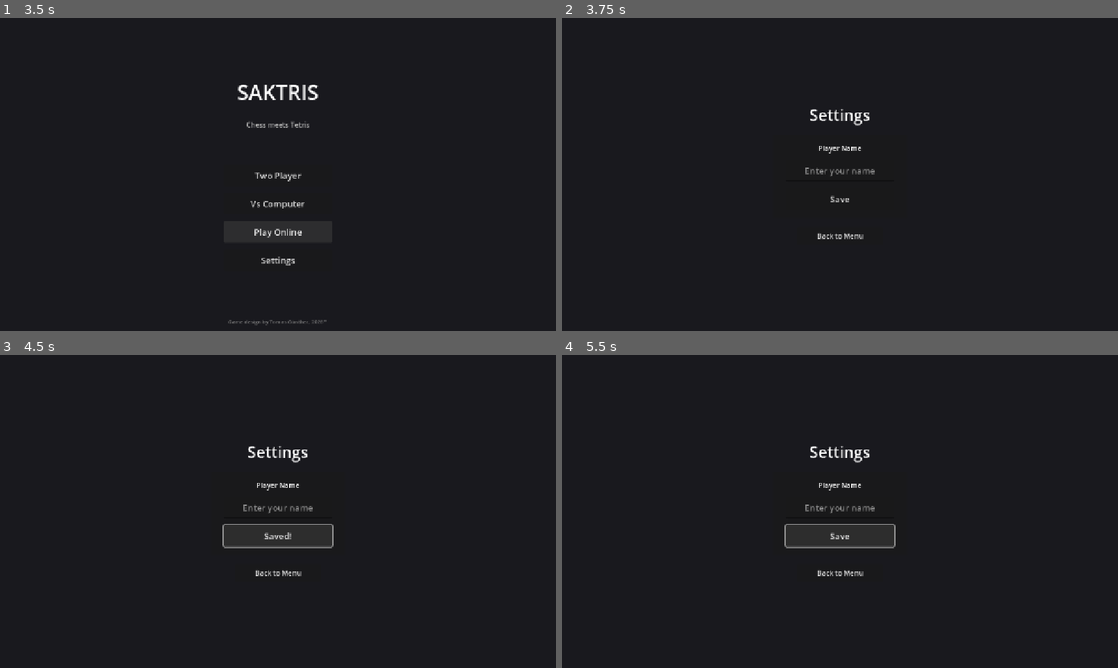
Above: before the commit, frames 1-4 (two rows, left to right).
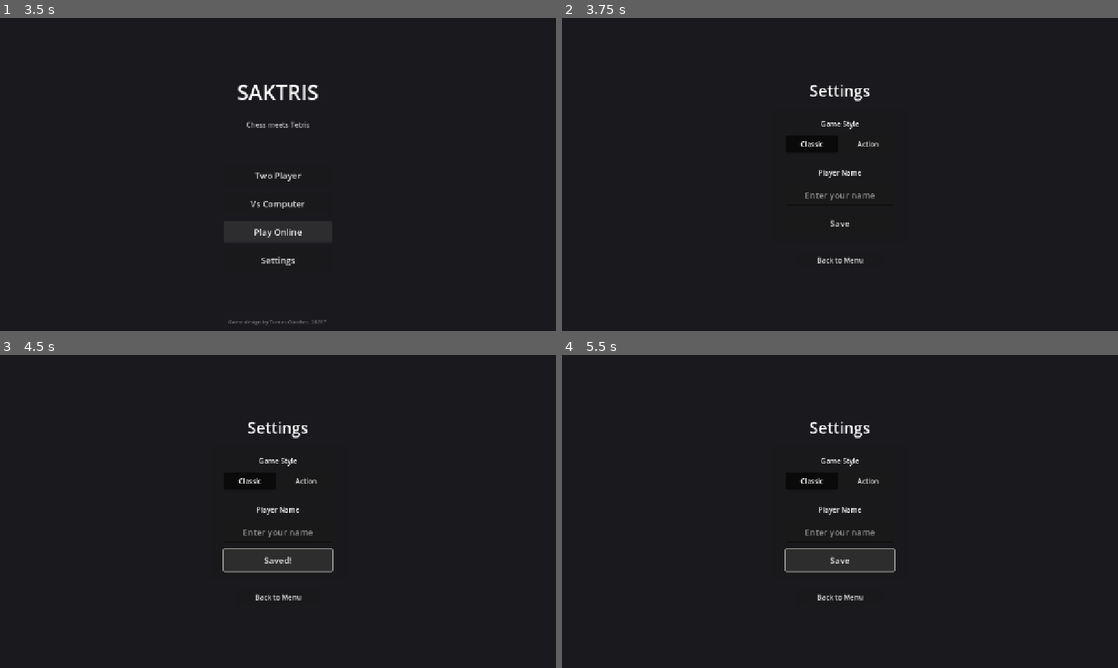
Above: after the commit, the same moments.

Repository: tomgun/saktris-game
Game: Godot game, scene res://src/main.tscn
Two runs of this game, one before a commit and one after it. Both use one fixed random seed, a clock stepped at 60 frames per second and the inputs below.
Inputs:
- Up to frame 1 (3.5 s): click "Two Player" at 0.5 s; click "New Game" at 1.25 s; click "Vs Computer" at 2 s; click "Play Online" at 2.75 s
- Up to frame 2 (3.75 s): click "Settings" at 3.5 s
- Up to frame 3 (4.5 s): click "Save" at 4.25 s
- Up to frame 4 (5.5 s): click "Saved!" at 5 s

Frame 1 is identical in both runs. In frame 2, 1.2% of the frame differs, in the area x 42-57%, y 21-79%; in frame 3, 1.8%, in the area x 40-60%, y 21-79%; in frame 4, 1.7%.

Commit message:
Add game style setting to make Action mode available for all game types
New Classic/Action toggle in Settings menu. Action mode (real-time,
simultaneous moves with cooldowns) now works with Two Player, Vs
Computer, and Online games instead of being a separate mode.

Diff:
--- a/src/main.gd
+++ b/src/main.gd
@@ -63,13 +63,20 @@
 
 func _on_two_player_pressed() -> void:
 	var settings := Settings.get_game_settings()
-	settings["game_mode"] = 0  # TWO_PLAYER
+	if Settings.game_style == 1:
+		settings["game_mode"] = GameState.GameMode.ACTION
+	else:
+		settings["game_mode"] = GameState.GameMode.TWO_PLAYER
 	_start_game(settings)
 
 
 func _on_vs_computer_pressed() -> void:
 	var settings := Settings.get_game_settings()
-	settings["game_mode"] = 1  # VS_AI
+	if Settings.game_style == 1:
+		settings["game_mode"] = GameState.GameMode.ACTION
+		settings["use_ai"] = true
+	else:
+		settings["game_mode"] = GameState.GameMode.VS_AI
 	settings["ai_side"] = Piece.Side.BLACK  # AI plays black
 	_start_game(settings)
 
@@ -115,7 +122,10 @@
 	var seed_val: int = data.get("seed", 0)
 
 	# Override settings for network play
-	settings["game_mode"] = GameState.GameMode.TWO_PLAYER
+	if Settings.game_style == 1:
+		settings["game_mode"] = GameState.GameMode.ACTION
+	else:
+		settings["game_mode"] = GameState.GameMode.TWO_PLAYER
 	settings["network_seed"] = seed_val
 
 	# Clean up multiplayer menu
--- a/src/systems/settings.gd
+++ b/src/systems/settings.gd
@@ -11,6 +11,7 @@
 const SETTINGS_PATH := "user://settings.json"
 
 ## Game settings
+var game_style: int = 0  ## 0 = Classic (turn-based), 1 = Action (real-time)
 var arrival_frequency: int = 1
 var arrival_mode: int = PieceArrivalManager.Mode.FIXED
 var row_clear_enabled: bool = false
@@ -71,6 +72,7 @@
 	var data: Dictionary = json.data
 
 	# Game settings
+	game_style = data.get("game_style", game_style)
 	arrival_frequency = data.get("arrival_frequency", arrival_frequency)
 	arrival_mode = data.get("arrival_mode", arrival_mode)
 	row_clear_enabled = data.get("row_clear_enabled", row_clear_enabled)
@@ -107,6 +109,7 @@
 	# They always use code defaults so developers can easily tweak them
 	var data := {
 		"player_name": player_name,
+		"game_style": game_style,
 		"arrival_frequency": arrival_frequency,
 		"arrival_mode": arrival_mode,
 		"row_clear_enabled": row_clear_enabled,
--- a/src/ui/settings/settings_menu.gd
+++ b/src/ui/settings/settings_menu.gd
@@ -7,11 +7,32 @@
 @onready var name_input: LineEdit = %NameInput
 @onready var save_button: Button = %SaveButton
 @onready var back_button: Button = %BackButton
+@onready var classic_button: Button = %ClassicButton
+@onready var action_button: Button = %ActionButton
 
 func _ready() -> void:
 	name_input.text = Settings.player_name
 	save_button.pressed.connect(_on_save_pressed)
 	back_button.pressed.connect(_on_back_pressed)
+	classic_button.pressed.connect(_on_classic_pressed)
+	action_button.pressed.connect(_on_action_pressed)
+
+	_update_style_buttons()
+
+
+func _update_style_buttons() -> void:
+	classic_button.button_pressed = (Settings.game_style == 0)
+	action_button.button_pressed = (Settings.game_style == 1)
+
+
+func _on_classic_pressed() -> void:
+	Settings.game_style = 0
+	_update_style_buttons()
+
+
+func _on_action_pressed() -> void:
+	Settings.game_style = 1
+	_update_style_buttons()
 
 
 func _on_save_pressed() -> void:
@@ -22,4 +43,7 @@
 
 
 func _on_back_pressed() -> void:
+	# Auto-save on back
+	Settings.player_name = name_input.text.strip_edges()
+	Settings.save_settings()
 	back_pressed.emit()
--- a/src/ui/settings/settings_menu.tscn
+++ b/src/ui/settings/settings_menu.tscn
@@ -52,6 +52,35 @@
 layout_mode = 2
 theme_override_constants/separation = 15
 
+[node name="GameStyleLabel" type="Label" parent="CenterContainer/VBoxContainer/SettingsPanel/MarginContainer/VBox"]
+layout_mode = 2
+text = "Game Style"
+horizontal_alignment = 1
+
+[node name="GameStyleSelector" type="HBoxContainer" parent="CenterContainer/VBoxContainer/SettingsPanel/MarginContainer/VBox"]
+unique_name_in_owner = true
+layout_mode = 2
+alignment = 1
+theme_override_constants/separation = 10
+
+[node name="ClassicButton" type="Button" parent="CenterContainer/VBoxContainer/SettingsPanel/MarginContainer/VBox/GameStyleSelector"]
+unique_name_in_owner = true
+custom_minimum_size = Vector2(120, 40)
+layout_mode = 2
+toggle_mode = true
+button_pressed = true
+text = "Classic"
+
+[node name="ActionButton" type="Button" parent="CenterContainer/VBoxContainer/SettingsPanel/MarginContainer/VBox/GameStyleSelector"]
+unique_name_in_owner = true
+custom_minimum_size = Vector2(120, 40)
+layout_mode = 2
+toggle_mode = true
+text = "Action"
+
+[node name="HSeparator" type="HSeparator" parent="CenterContainer/VBoxContainer/SettingsPanel/MarginContainer/VBox"]
+layout_mode = 2
+
 [node name="NameLabel" type="Label" parent="CenterContainer/VBoxContainer/SettingsPanel/MarginContainer/VBox"]
 layout_mode = 2
 text = "Player Name"
Not shown, changed: .agentic-journal/JOURNAL.md
